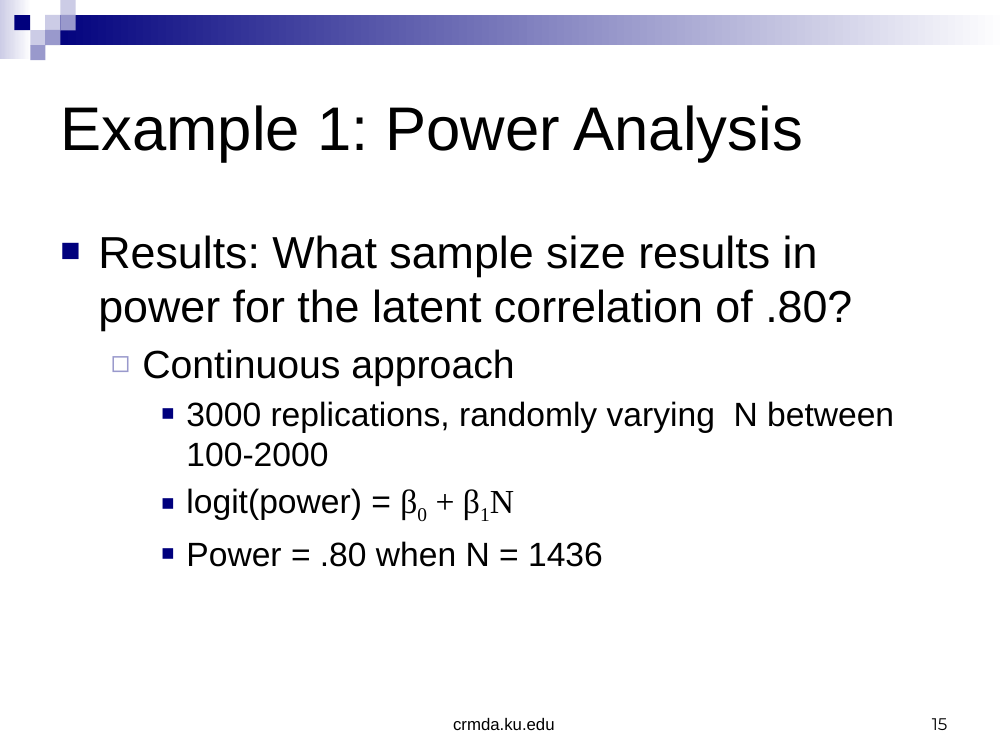
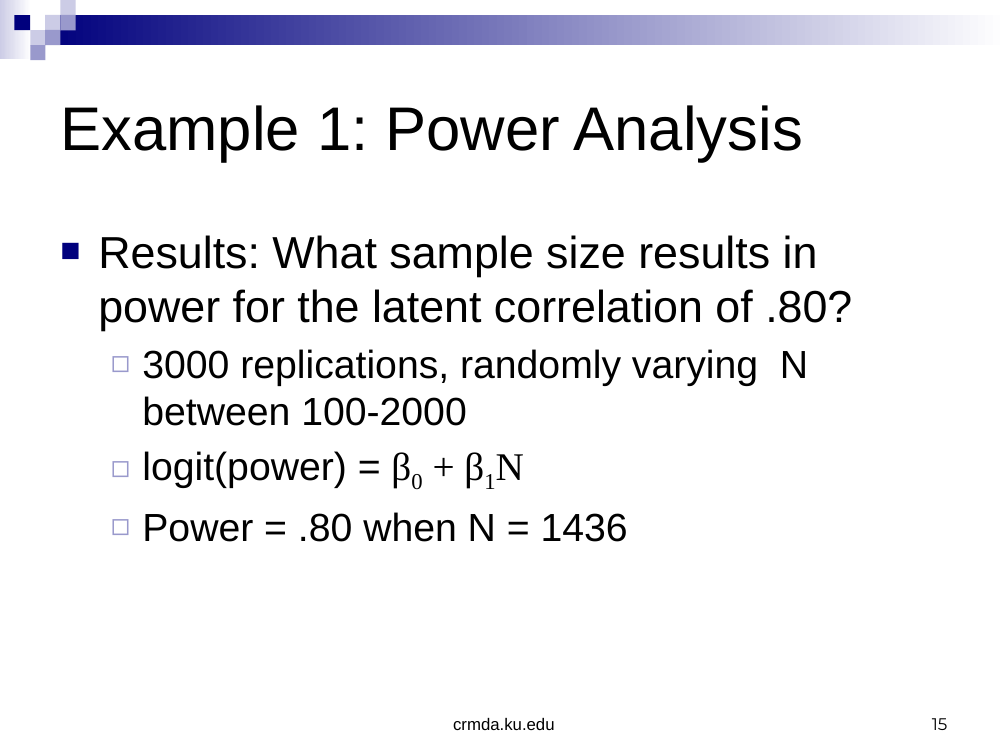
Before and after one commit to simsem/simsem, a slide deck: slide 15 of Conference presentations/IMPS_simsem.pptx. Drawn at 1008x756 pixels with LibreOffice and Linux fonts; fonts in the diff are those of the drawing. Boxes give left, top, right and bottom in pixels: in the first picture for what was removed or moved away, otherwise in the second. Text is boxed around its words. In the diff, an @@ line names an element or a change of style, - is before the commit and + after.

```diff
--- a/Conference presentations/IMPS_simsem.pptx
+++ b/Conference presentations/IMPS_simsem.pptx
@@ text at <box>142,349,514,386</box>: paragraph removed @@
-  ◻ Continuous approach
@@ text at <box>142,349,808,542</box>: size 24 to 28 pt in "3000 replications, randomly varying N between 100-2000", "logit(power) = β0 + β1N", "Power = .80 when N = 1436"; bullet ■ to ◻; list level 3 to 2 in "3000 replications, randomly varying N ..."; bullet colour #00007D to #9999CC; list level 3 to 2 in "logit(power) = β0 + β1N"; list level 3 to 2 in "Power = .80 when N ..." @@
```
Also in this commit, not shown: 2 other slides changed, 1 other file.
